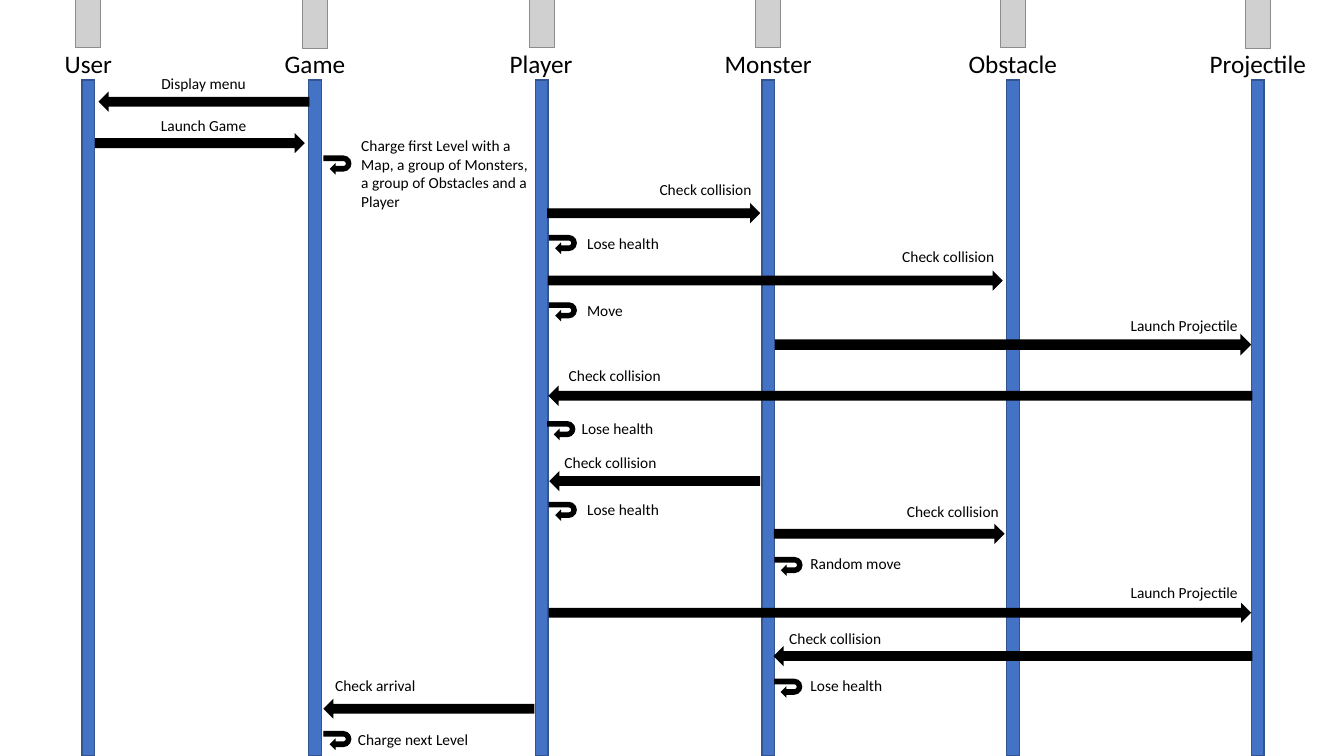
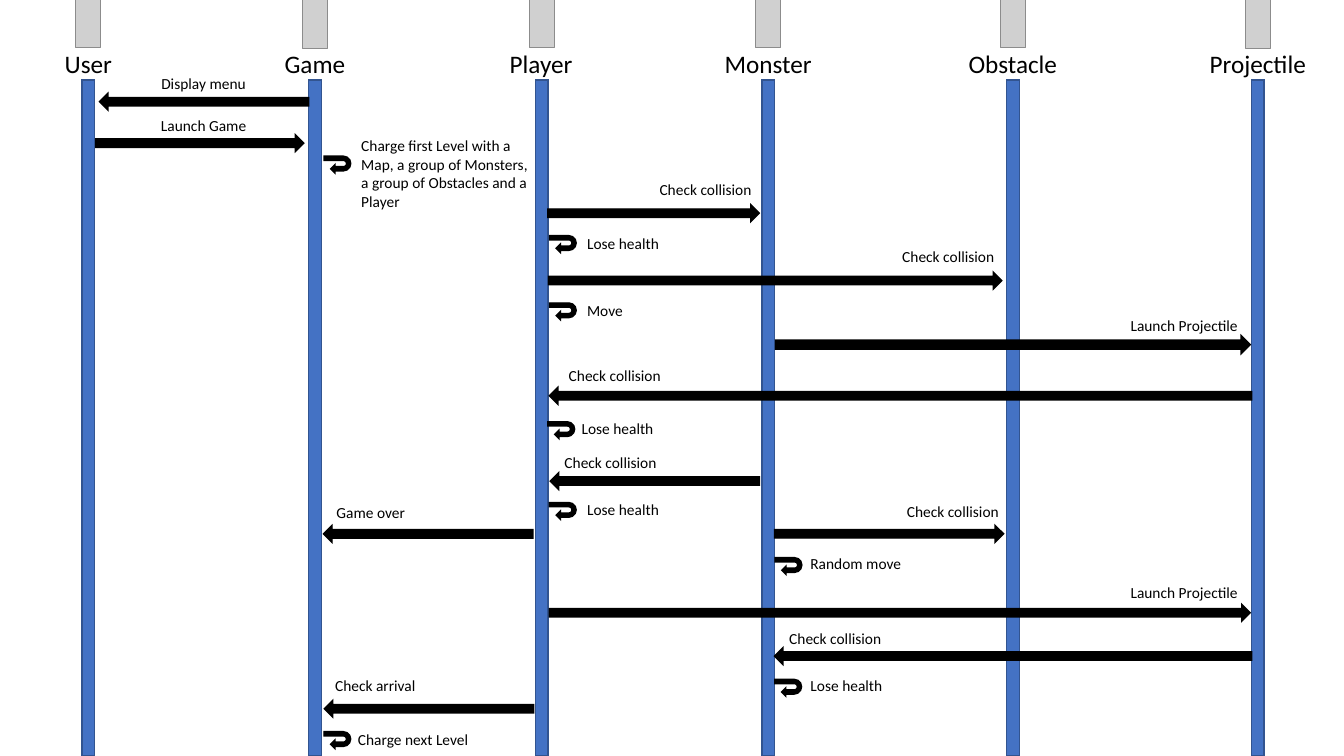
Before and after one commit to Edgar-13/ACL2021-Les_codeurs_du_dimanche, a slide deck: slide 1 of Diagramme de séquence v2.pptx. Drawn at 1344x756 pixels with LibreOffice and Linux fonts; fonts in the diff are those of the drawing; grey boxes stand for pictures. Boxes give left, top, right and bottom in pixels: in the first picture for what was removed or moved away, otherwise in the second. Text is boxed around its words. In the diff, an @@ line names an element or a change of style, - is before the commit and + after.

Commit message:
update digramme de sequence

```diff
--- a/Diagramme de séquence v2.pptx
+++ b/Diagramme de séquence v2.pptx
@@ text added at [336,508,405,518], 11 pt, text #000000 @@
+Game over
@@ left arrow added at [324,525,533,542], fill #000000, outline #000000 1 pt @@
```
